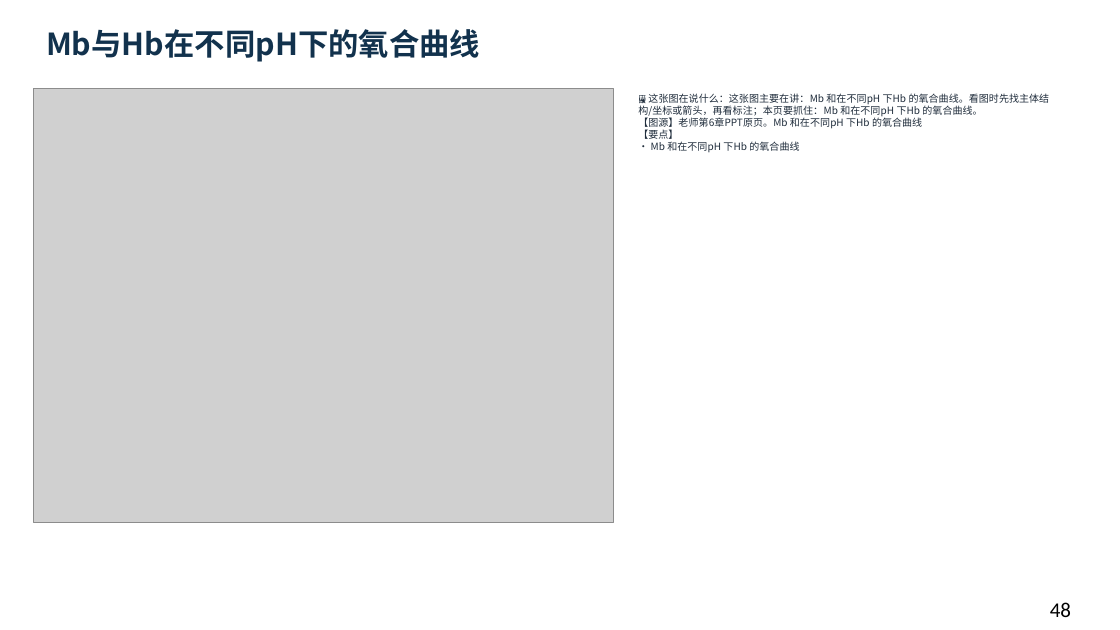
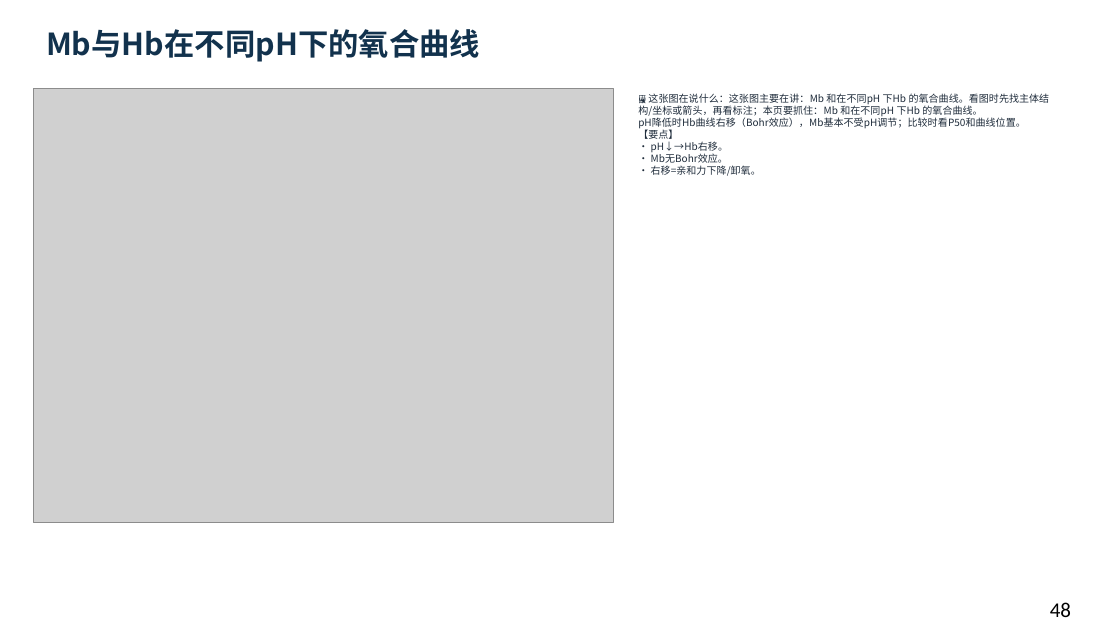
Before and after one commit to newkan-li/Biochemistry, a slide deck: slide 48 of downloads/bc04-ai-style.pptx. Drawn at 1120x630 pixels with LibreOffice and Linux fonts; fonts in the diff are those of the drawing; grey boxes stand for pictures. Boxes give left, top, right and bottom in pixels: in the first picture for what was removed or moved away, otherwise in the second. Text is boxed around its words. In the diff, an @@ line names an element or a change of style, - is before the commit and + after.

```diff
--- a/downloads/bc04-ai-style.pptx
+++ b/downloads/bc04-ai-style.pptx
@@ text at (638,93,1050,176): text changed @@
-🖼 这张图在说什么：这张图主要在讲：Mb 和在不同pH 下Hb 的氧合曲线。看图时先找主体结构/坐标或箭头，再看标注；本页要抓住：Mb 和在不同pH 下Hb 的氧合曲线。
-【图源】老师第6章PPT原页。Mb 和在不同pH 下Hb 的氧合曲线
-【要点】
-• Mb 和在不同pH 下Hb 的氧合曲线
+🖼 这张图在说什么：这张图主要在讲：Mb 和在不同pH 下Hb 的氧合曲线。看图时先找主体结构/坐标或箭头，再看标注；本页要抓住：Mb 和在不同pH 下Hb 的氧合曲线。
+pH降低时Hb曲线右移（Bohr效应），Mb基本不受pH调节；比较时看P50和曲线位置。
+【要点】
+• pH↓→Hb右移。
+• Mb无Bohr效应。
+• 右移=亲和力下降/卸氧。
```
Also in this commit, not shown: 16 other slides changed, 6 slides added, 6 other files.
